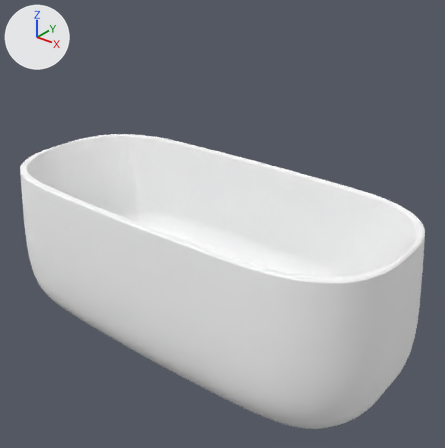
The glTF model demo/src/catalog/items/Salgar_Bañera/Bañera.glb, before and after one commit.
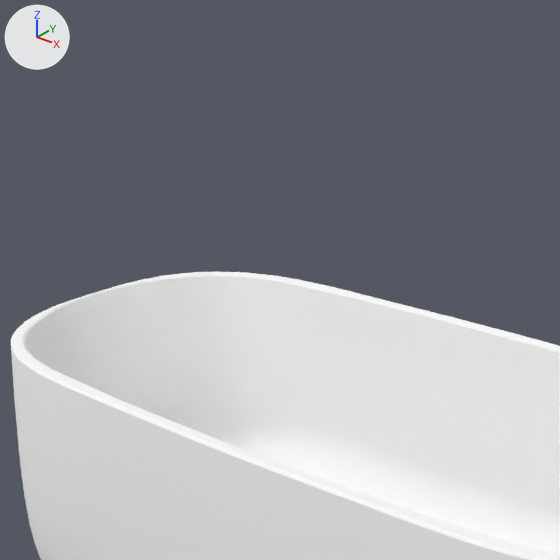
Each version is shown whole from a 50 mm lens placed at (2.122, -1.905, 1.419), pointed at (0.849, -0.313, 0.432), then close up on the part from 3% to 65% of the width and 0% to 62% of the height. Lighting does not change. The marker at upper left points along +X, +Y and +Z. Where no turn or scale is listed for an object, it has been applied to the vertices.

Objects in the first close-up: 'Sanitary_Bath-Spas_Roca_BEYOND-SURFEXR-oval-bathtub-with-dr'.
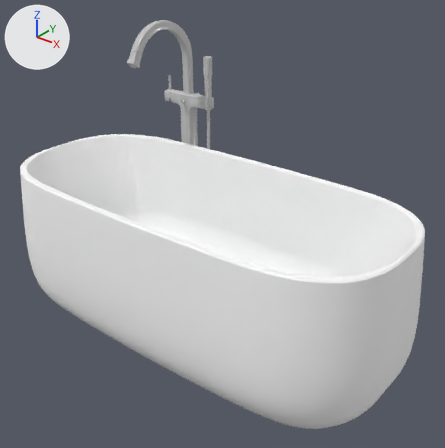
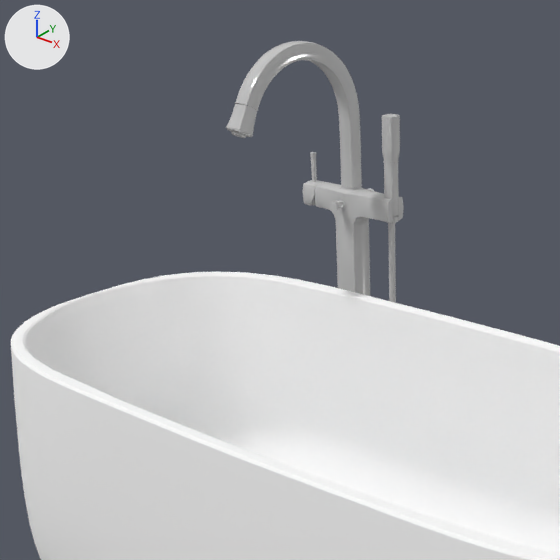
The newer file is also turned or shifted as a whole; pictures and numbers use the older file's frame.

Patch to the scene script:
```diff
--- a/demo/src/catalog/items/Salgar_Bañera/Bañera.glb.py
+++ b/demo/src/catalog/items/Salgar_Bañera/Bañera.glb.py
@@ me_grifoba @@
+me_grifoba.from_pydata(...)  # 17022 vertices, 30012 faces; spans x 0.0..0.252, y -0.424..0.0, z 0.0..1.079
+me_grifoba.materials.append(mat_cromado)  # grey #b6b6b6
@@ ob_grifoba @@
+ob_grifoba = bpy.data.objects.new('grifoba', me_grifoba)
+ob_grifoba.location = (0.216, 0.174, 0.0)
```

What differs and where, as boxes [x1, y1, x2, y2] in the close-ups (560 x 560 px):
'grifoba', added
    after: [226, 41, 403, 303]
